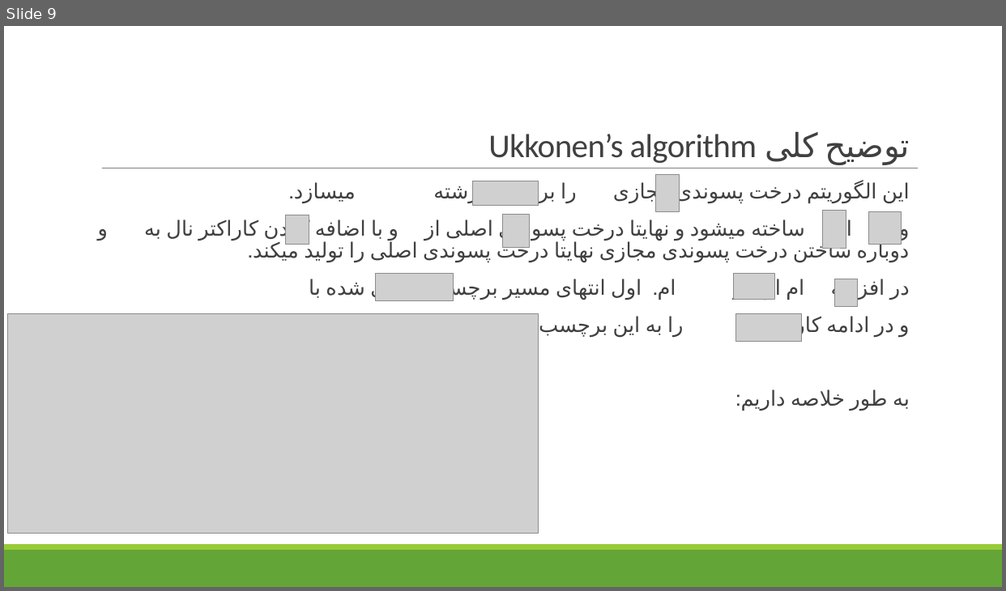
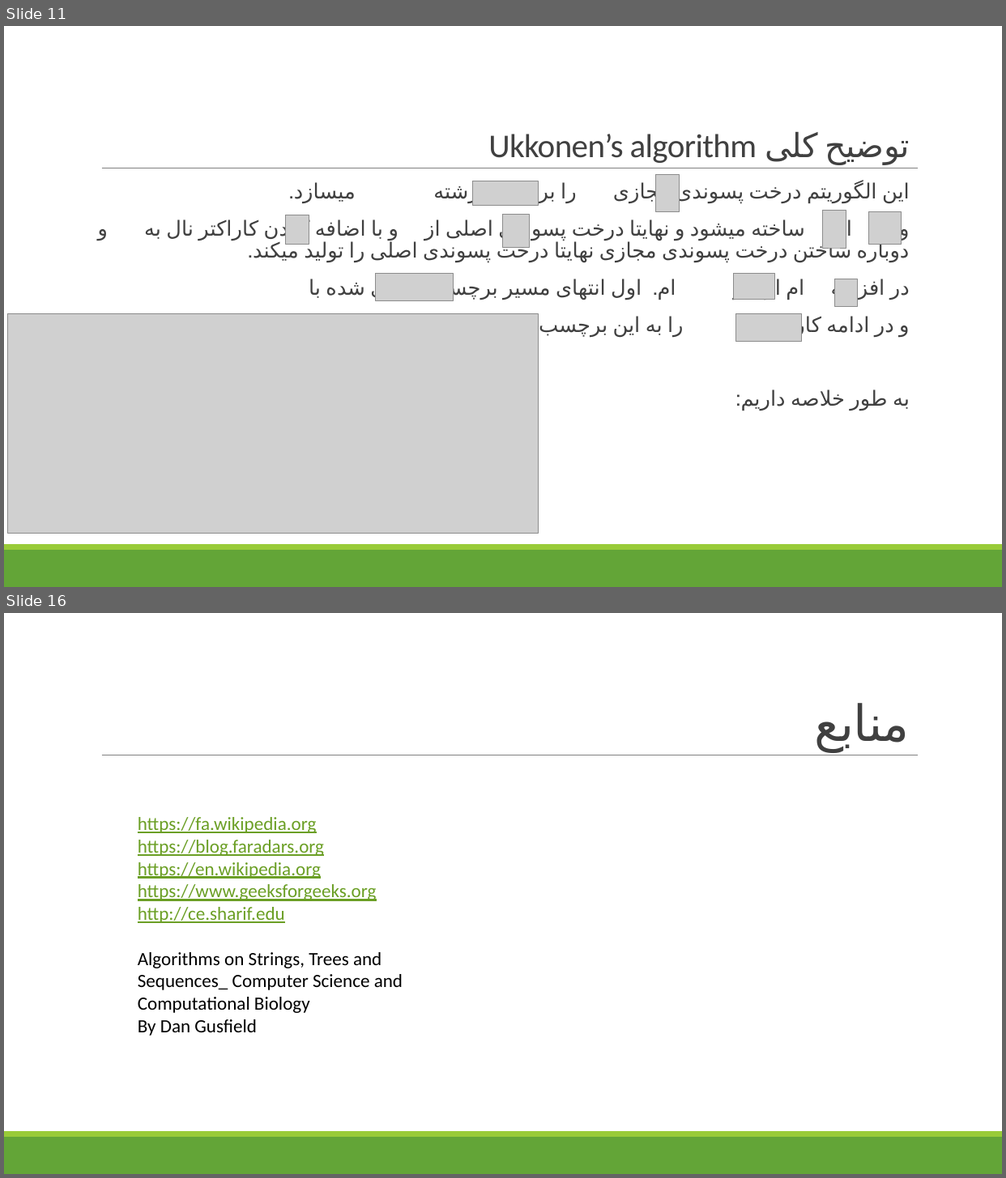
Before and after one commit to mohammadkarbalaee/suffix-tree, a slide deck: slides/persian/Suffix Tree.pptx. Shown one above the other, each under a label of ours: slide 9 before the commit, slides 11 and 16 after it; the slides between them are not shown. The pictures are 1006x591 and 1006x1178 pixels, drawn with LibreOffice and Linux fonts; fonts in the diff are those of the drawing; grey boxes stand for pictures. Boxes give left, top, right and bottom in pixels: in the first picture for what was removed or moved away, otherwise in the second. Text is boxed around its words. In the diff, an @@ line names an element or a change of style, - is before the commit and + after.

```diff
--- a/slides/persian/Suffix Tree.pptx
+++ b/slides/persian/Suffix Tree.pptx
@@ slide 16 added at [4, 613, 1002, 1174], background #FFFFFF; not listed: 3 template elements that a slide beside it also shows @@
@@ title added at [814, 703, 909, 752], 48 pt, text #404040 @@
+منابع
@@ text added at [138, 817, 403, 1036], 18 pt, text #6B9F25, underline @@
+https://fa.wikipedia.org
+https://blog.faradars.org
+https://en.wikipedia.org
+https://www.geeksforgeeks.org
+http://ce.sharif.edu
+Algorithms on Strings, Trees and Sequences_ Computer Science and Computational Biology
+By Dan Gusfield
@@ what was slide 9 is now slide 11 @@
```
Also in this commit, not shown: 6 other slides added, 21 other files.
